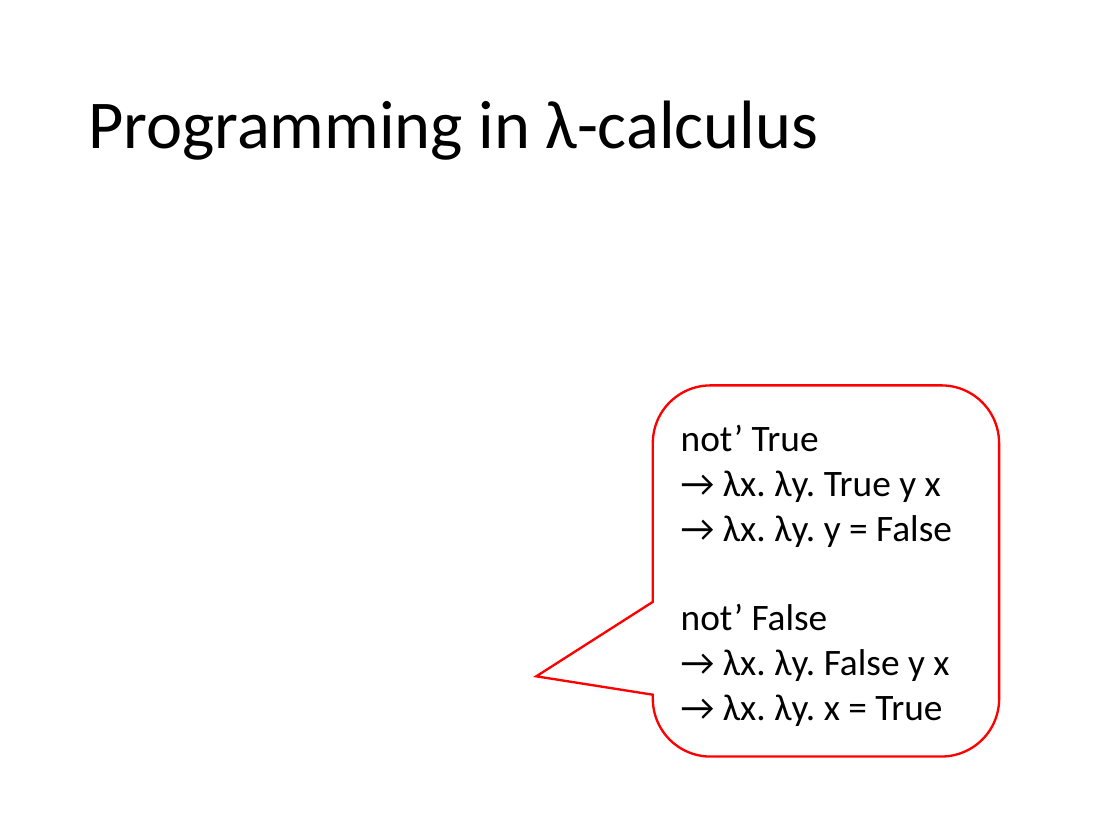
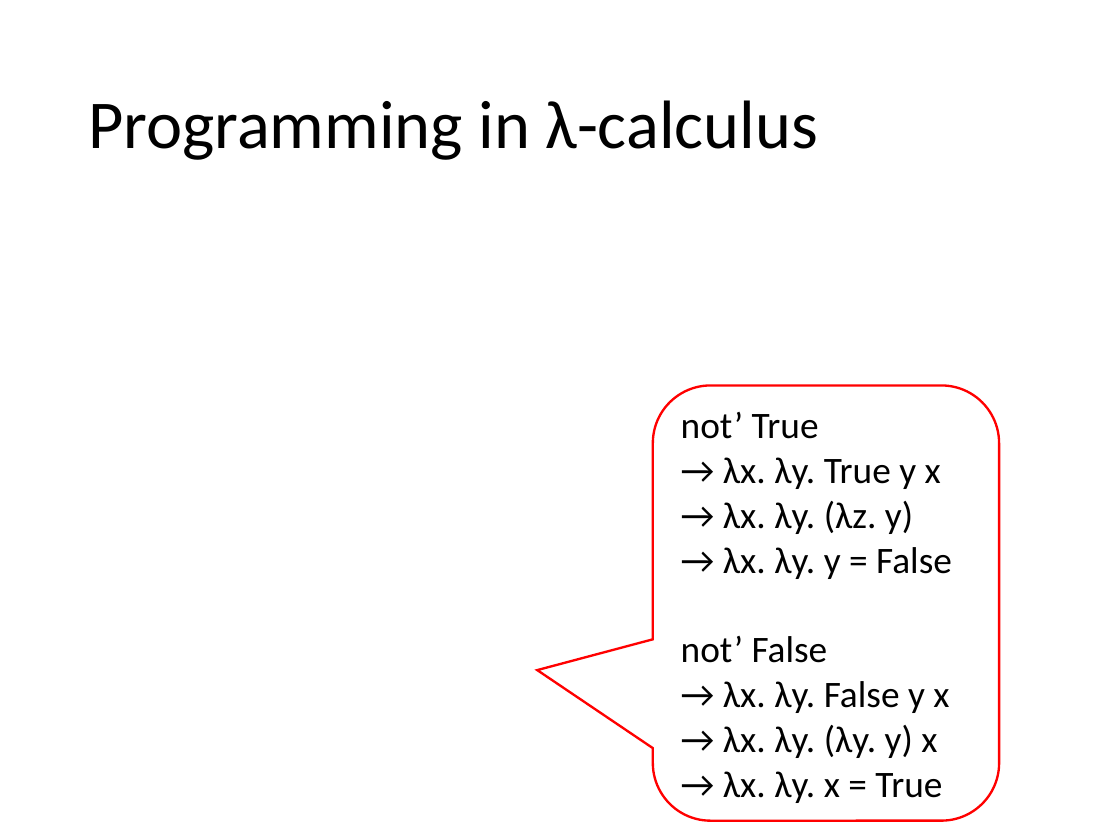
Before and after one commit to hongjin-liang/semantics2026, a slide deck: slide 62 of 04_lambda.pptx. Drawn at 1120x840 pixels with LibreOffice and Linux fonts; fonts in the diff are those of the drawing; grey boxes stand for pictures. Boxes give left, top, right and bottom in pixels: in the first picture for what was removed or moved away, otherwise in the second. Text is boxed around its words. In the diff, an @@ line names an element or a change of style, - is before the commit and + after.

```diff
--- a/04_lambda.pptx
+++ b/04_lambda.pptx
@@ rounded speech box "not’ True": place and size @@
-rounded speech box "not’ True" at [653,385,999,756]
+rounded speech box "not’ True" at [653,385,999,821]
@@ rounded speech box "not’ True" at [653,385,999,821]: proportions changed @@
@@ text in rounded speech box at [723,501,913,534]: paragraph added @@
+→ λx. λy. (λz. y)
@@ text in rounded speech box at [723,725,937,758]: paragraph added @@
+→ λx. λy. (λy. y) x
```
Also in this commit, not shown: 2 other slides changed.
